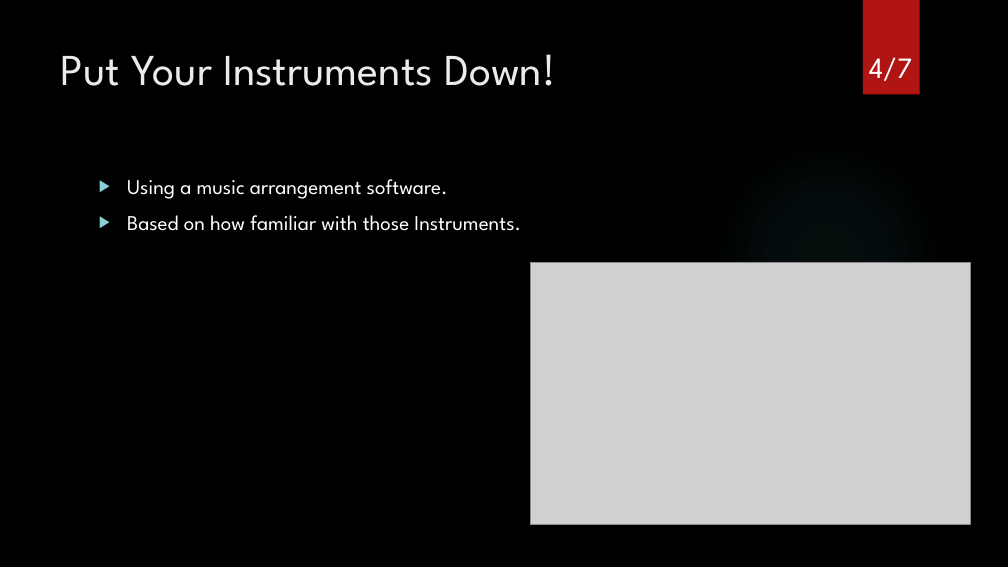
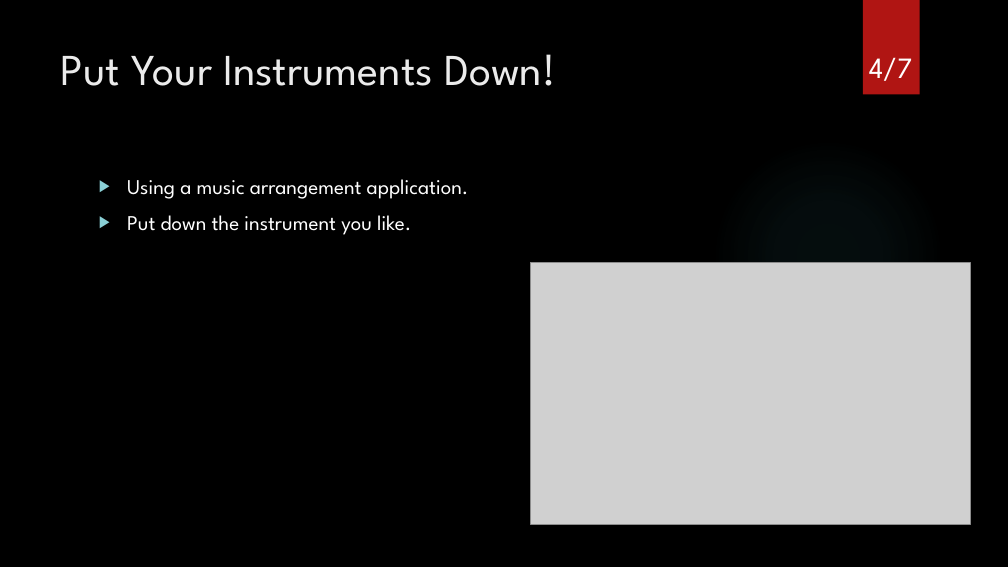
Before and after one commit to Johnny850807/BWS_IronMan, a slide deck: slide 4 of How easily to make a POP song.pptx. Drawn at 1008x567 pixels with LibreOffice and Linux fonts; fonts in the diff are those of the drawing; grey boxes stand for pictures; background and template pictures are left out. Boxes give left, top, right and bottom in pixels: in the first picture for what was removed or moved away, otherwise in the second. Text is boxed around its words. In the diff, an @@ line names an element or a change of style, - is before the commit and + after.

```diff
--- a/How easily to make a POP song.pptx
+++ b/How easily to make a POP song.pptx
@@ text at (x1=127, y1=179, x2=469, y2=235): text changed @@
-▶ Using a music arrangement software.
-▶ Based on how familiar with those Instruments.
+▶ Using a music arrangement application.
+▶ Put down the instrument you like.
```
Also in this commit, not shown: 4 other slides changed, 6 other files.
